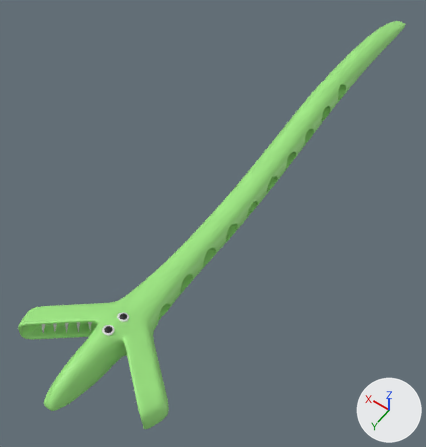
A saved change to the Blender file Space Fishin/Assets/3D Assets/Fish/EelFish.blend.
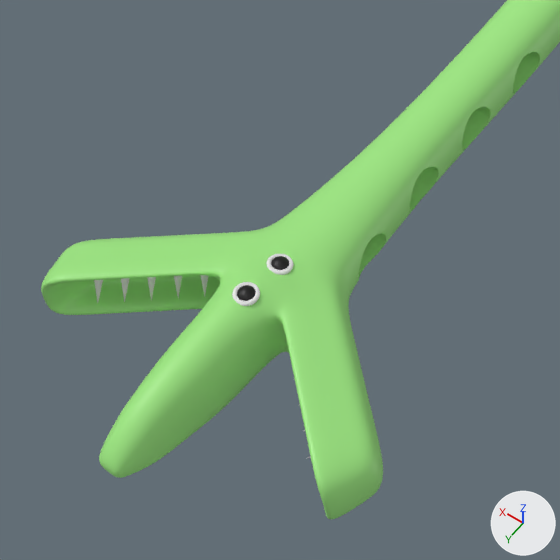
Old and new are each drawn whole from a 50 mm lens placed at (-2.1, 3.44, 4.99), pointed at (0.22, 0.19, -0.11) and again close up on the part from 0% to 58% of the width and 45% to 100% of the height. Arrows for +X, +Y and +Z are at lower right; the lights stay in place.

The older version as bpy lines, for what is in view:
```python
me_cube_003 = bpy.data.meshes.new('Cube.003')
me_cube_003.from_pydata(...)  # 18074 vertices, 17558 faces; spans x -0.78..0.78, y -4.98..1.86, z -0.31..0.3
me_cube_003.polygons.foreach_set('use_smooth', [True] * 17558)
me_cube_003.materials.append(mat_body)  # green #9de781
ob_body = bpy.data.objects.new('Body', me_cube_003)
ob_body.location = (-0.009, 0.919, 0.316)
```
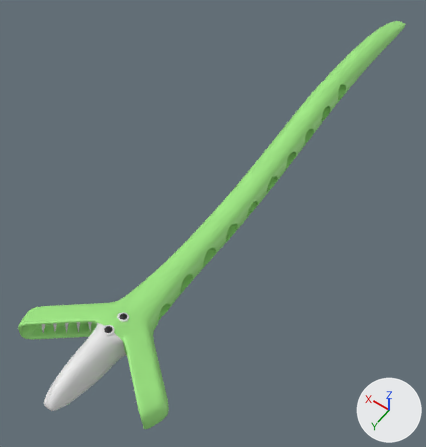
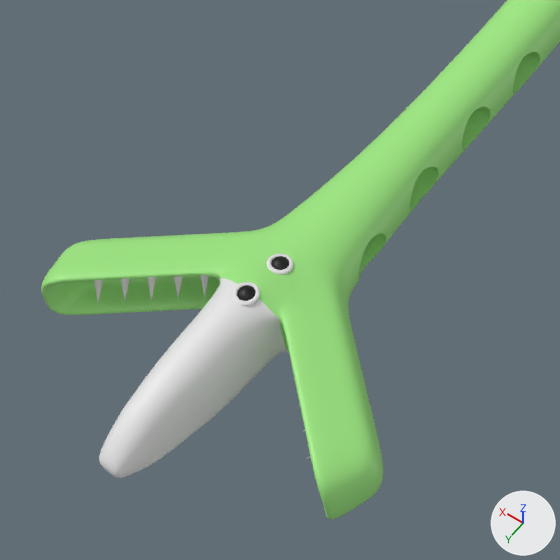
Patch to the scene script:
```diff
--- a/Space Fishin/Assets/3D Assets/Fish/EelFish.blend.py
+++ b/Space Fishin/Assets/3D Assets/Fish/EelFish.blend.py
@@ mat_realbody @@
+mat_realbody = principled_material('RealBody')
+mat_realbody.base_color = (0.8, 0.8, 0.8)  # white #e7e7e7
@@ me_cube_003 @@
 me_cube_003.from_pydata(...)  # 18074 vertices, 17558 faces; spans x -0.78..0.78, y -4.98..1.86, z -0.31..0.3
 # used by ob_body; location = (-0.009, 0.919, 0.316)
+# me_cube_003 part 1: 2880 of the faces centred in x -0.15..0.15, y 1.1..1.86, z -0.18..0.24 switch from mat_body (green #9de781) to mat_realbody (white #e7e7e7)
```

Location of each change, [x1, y1, x2, y2] in pixels of the close-ups (560 x 560 px):
part 1 of me_cube_003, recoloured (green to white): [99, 278, 288, 478] in both
